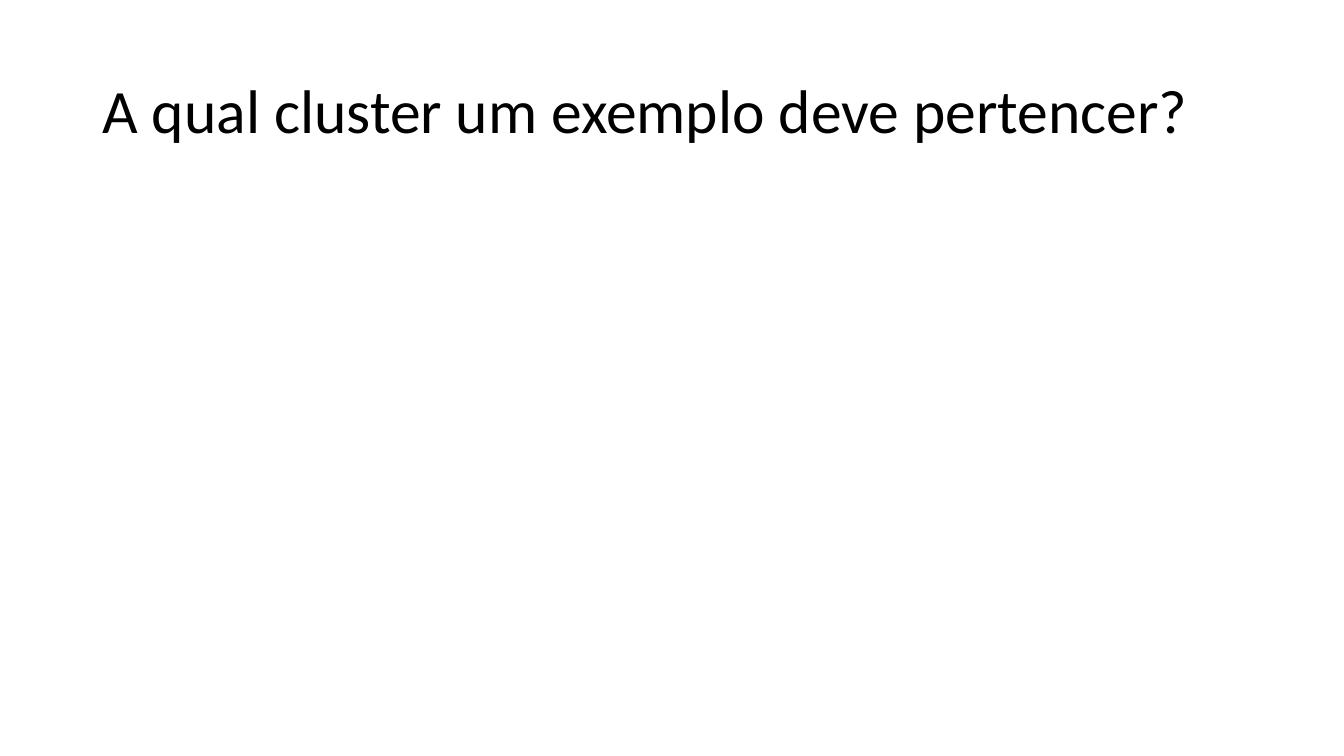
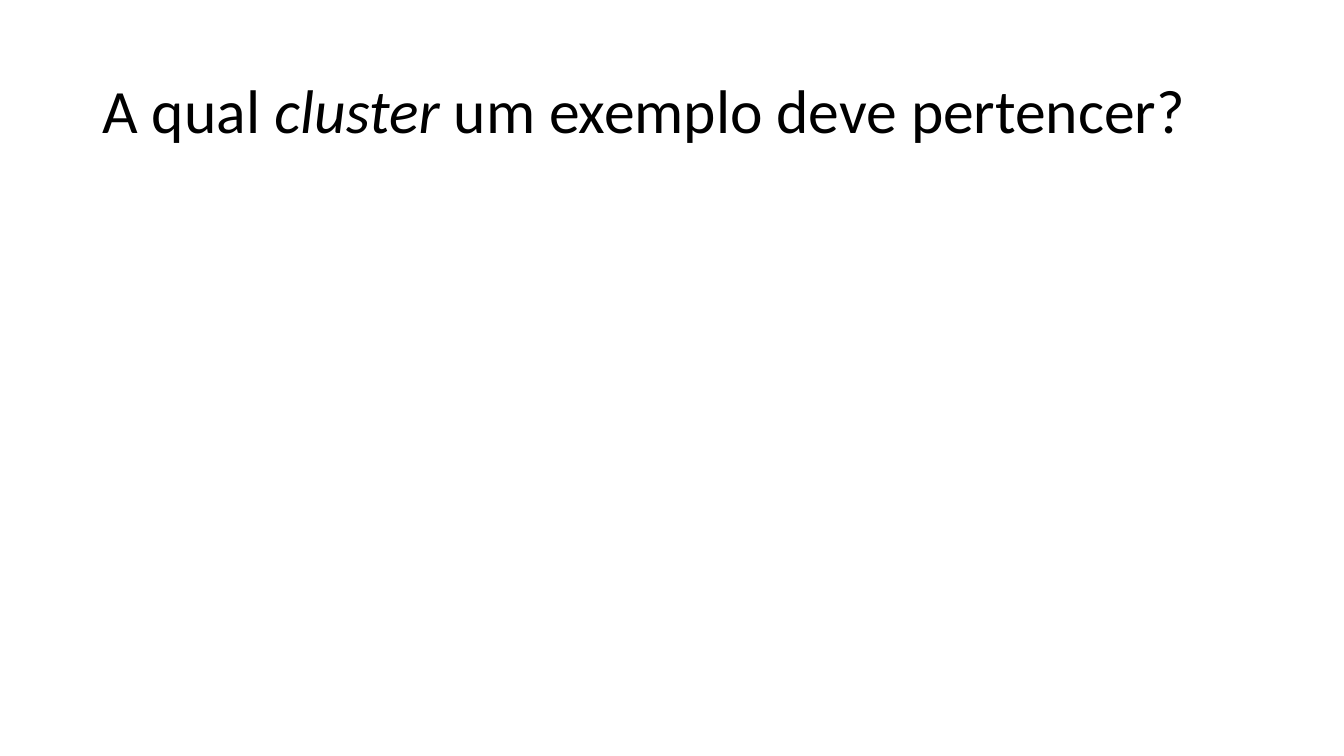
Before and after one commit to zz4fap/t320_aprendizado_de_maquina, a slide deck: slide 13 of slides/T320_kMeans.pptx. Drawn at 1344x756 pixels with LibreOffice and Linux fonts; fonts in the diff are those of the drawing; grey boxes stand for pictures. Boxes give left, top, right and bottom in pixels: in the first picture for what was removed or moved away, otherwise in the second. Text is boxed around its words. In the diff, an @@ line names an element or a change of style, - is before the commit and + after.

```diff
--- a/slides/T320_kMeans.pptx
+++ b/slides/T320_kMeans.pptx
@@ title "A qual cluster um exemplo ..." at [102, 90, 1185, 143]: italic on in "cluster" @@
```
Also in this commit, not shown: 11 other slides changed, 4 slides added, 4 slides removed, 2 other files.
